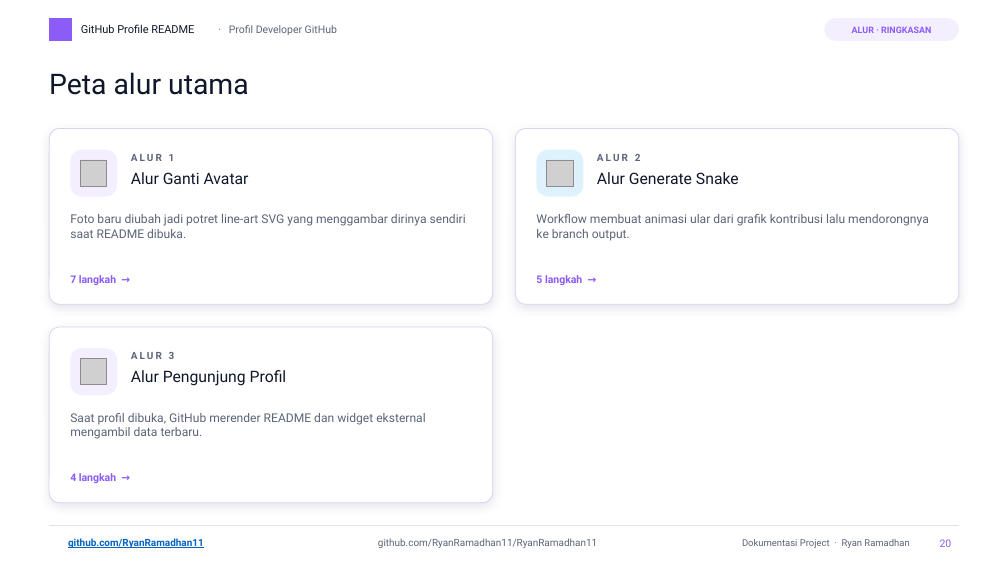
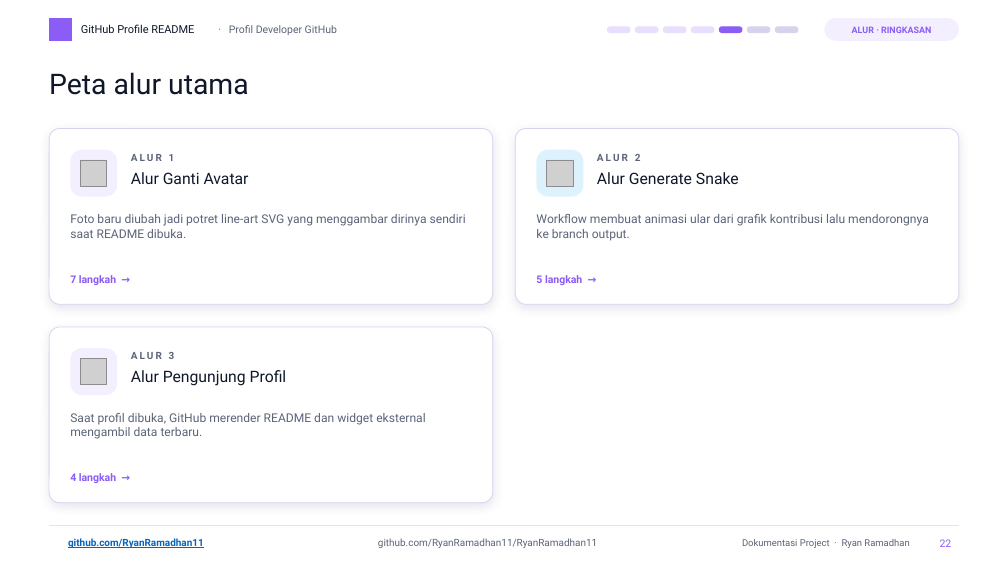
Before and after one commit to RyanRamadhan11/RyanRamadhan11, a slide deck: slide 22 of docs/presentasi/ryanramadhan11-dokumentasi.pptx (slide 20 before the commit). Drawn at 1008x567 pixels with LibreOffice and Linux fonts; fonts in the diff are those of the drawing; grey boxes stand for pictures; background and template pictures are left out. Boxes give left, top, right and bottom in pixels: in the first picture for what was removed or moved away, otherwise in the second. Text is boxed around its words. In the diff, an @@ line names an element or a change of style, - is before the commit and + after.

```diff
--- a/docs/presentasi/ryanramadhan11-dokumentasi.pptx
+++ b/docs/presentasi/ryanramadhan11-dokumentasi.pptx
@@ rounded rectangle added at [608,26,631,32], fill #E8DEFD, outline #E8DEFD 1 pt @@
@@ rounded rectangle added at [635,26,658,32], fill #E8DEFD, outline #E8DEFD 1 pt @@
@@ rounded rectangle added at [664,26,687,32], fill #E8DEFD, outline #E8DEFD 1 pt @@
@@ rounded rectangle added at [691,26,714,32], fill #E8DEFD, outline #E8DEFD 1 pt @@
@@ rounded rectangle added at [720,26,743,32], fill #8B5CF6, outline #8B5CF6 1 pt @@
@@ rounded rectangle added at [747,26,770,32], fill #D8D2ED, outline #D8D2ED 1 pt @@
@@ rounded rectangle added at [776,26,799,32], fill #D8D2ED, outline #D8D2ED 1 pt @@
@@ page number at [940,539,952,547]: text changed @@
-20
+22
```
Also in this commit, not shown: 22 other slides changed, 2 slides added, 3 other files.
